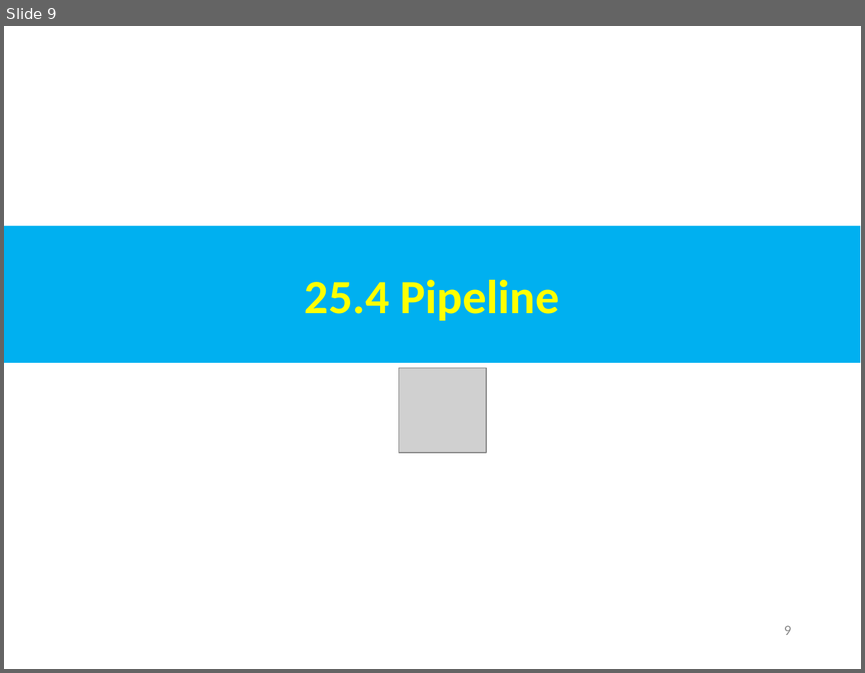
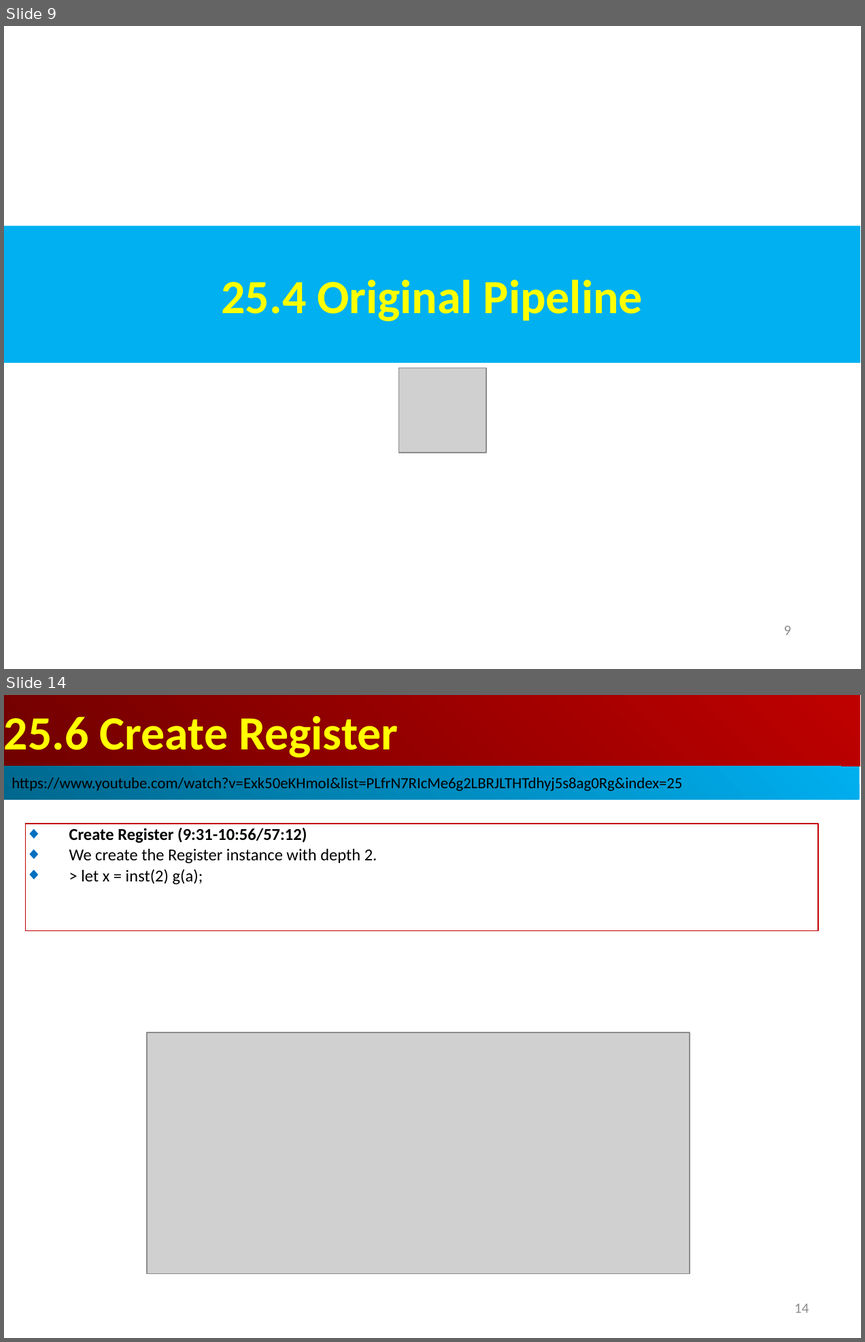
Before and after one commit to peterhchen/AIU_CS800_Chisel, a slide deck: 500_UCSC_HWD/025_Spade_HDL/000_Video/025.Spade_HDL.ppt. Shown one above the other, each under a label of ours: slide 9 before the commit, slides 9 and 14 after it; the slides between them are not shown. The pictures are 865x673 and 865x1342 pixels, drawn with LibreOffice and Linux fonts; fonts in the diff are those of the drawing; grey boxes stand for pictures. Boxes give left, top, right and bottom in pixels: in the first picture for what was removed or moved away, otherwise in the second. Text is boxed around its words. In the diff, an @@ line names an element or a change of style, - is before the commit and + after.

```diff
--- a/500_UCSC_HWD/025_Spade_HDL/000_Video/025.Spade_HDL.ppt
+++ b/500_UCSC_HWD/025_Spade_HDL/000_Video/025.Spade_HDL.ppt
@@ slide 14 added at (4, 695, 861, 1338), background #FFFFFF @@
@@ rectangle added at (4, 695, 860, 766), fill gradient #BF0000 to #710000, 40 pt, text #FFFF00, bold @@
+25.6 Create Register
@@ rectangle added at (4, 766, 859, 800), fill gradient #00AFEF to #00688E, 13 pt, text #000000 @@
+https://www.youtube.com/watch?v=Exk50eKHmoI&list=PLfrN7RIcMe6g2LBRJLTHTdhyj5s8ag0Rg&index=25
@@ rectangle added at (26, 824, 818, 930), outline #C00000 0.74 pt, 14 pt, text #000000 @@
+◆ Create Register (9:31-10:56/57:12)
+◆ We create the Register instance with depth 2.
+◆ > let x = inst(2) g(a);
@@ picture added at (147, 1032, 689, 1273) @@
@@ page number added at (794, 1303, 808, 1312), 12 pt, text #8B8B8B @@
+14
@@ slide 9 changed as well @@
@@ text in rectangle at (222, 280, 643, 321): text changed @@
-25.4 Pipeline
+25.4 Original Pipeline
```
Also in this commit, not shown: 1 other slide changed, 3 other slides added.
